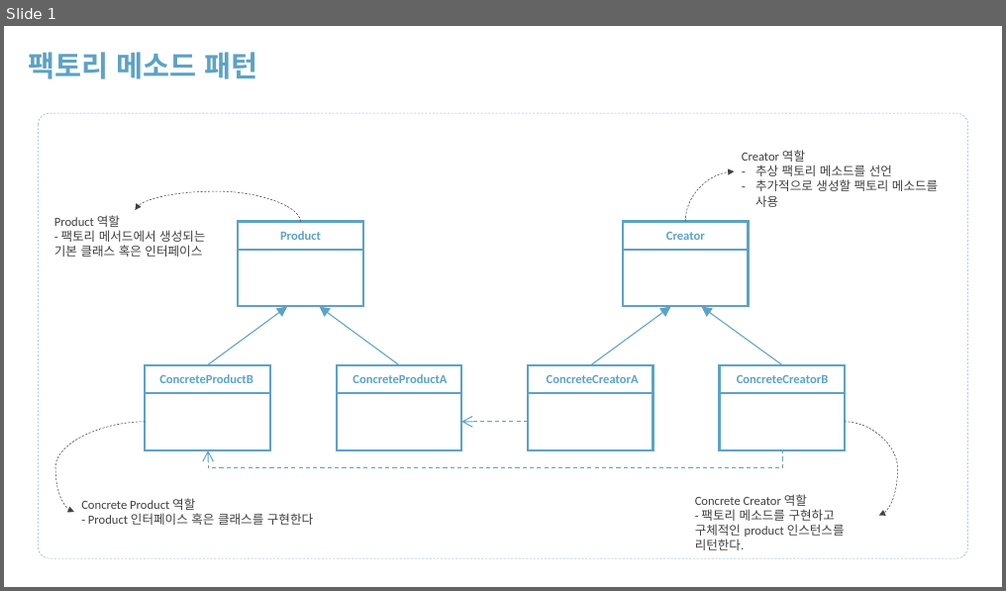
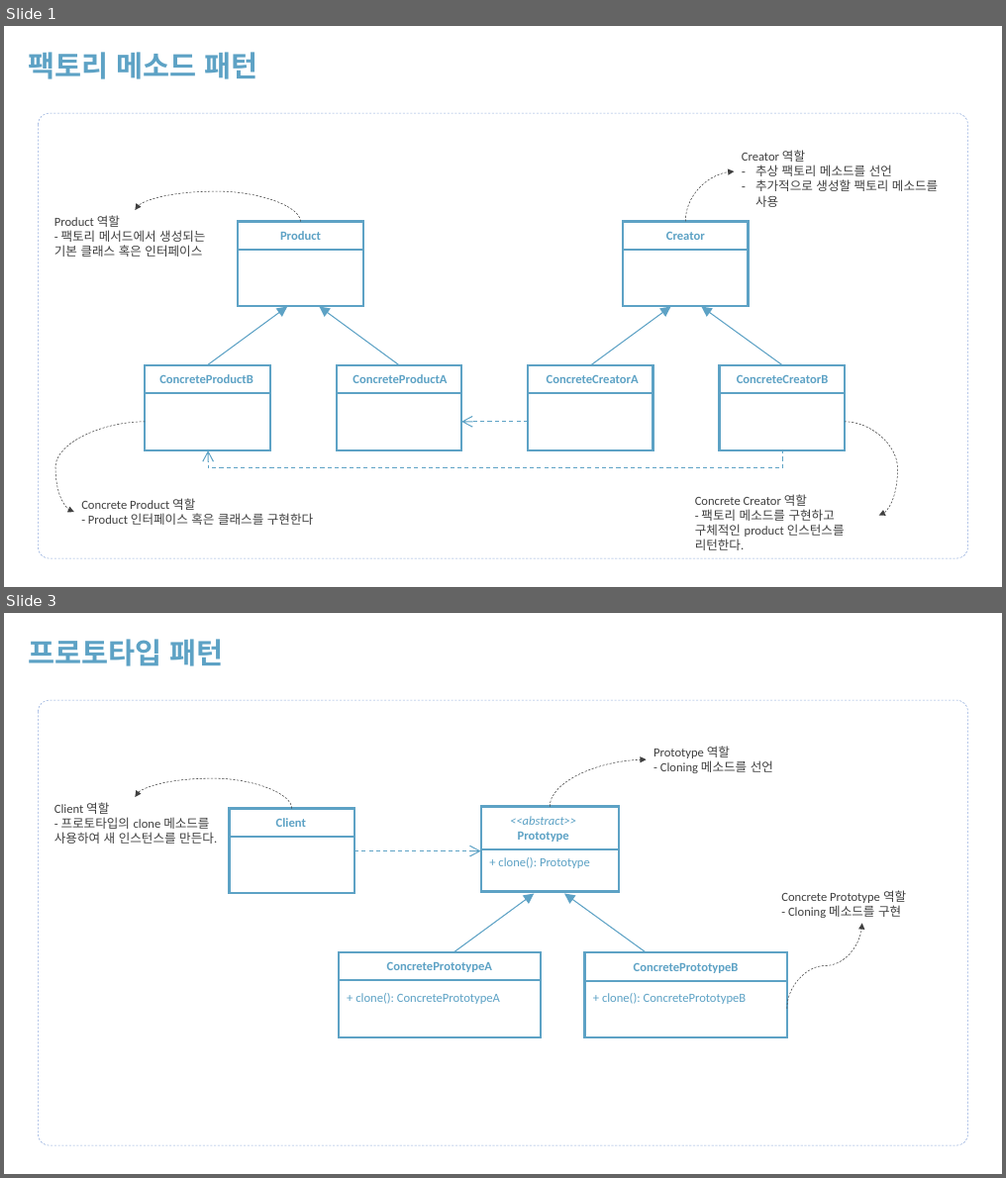
Before and after one commit to rudaks-han/book-summary, a slide deck: udemy-design-pattern/uml.pptx. Shown one above the other, each under a label of ours: slide 1 before the commit, slides 1 and 3 after it; the slides between them are not shown. The pictures are 1006x591 and 1006x1178 pixels, drawn with LibreOffice and Linux fonts; fonts in the diff are those of the drawing. Boxes give left, top, right and bottom in pixels: in the first picture for what was removed or moved away, otherwise in the second. Text is boxed around its words. In the diff, an @@ line names an element or a change of style, - is before the commit and + after.

```diff
--- a/udemy-design-pattern/uml.pptx
+++ b/udemy-design-pattern/uml.pptx
@@ slide 3 added at (4, 613, 1002, 1174), background #FFFFFF @@
@@ text added at (28, 639, 224, 666), 28 pt, text #5DA2C5, bold @@
+프로토타입 패턴
@@ rounded rectangle added at (38, 700, 967, 1146), outline #8FAADC 0.5 pt dashed @@
@@ curved arrow added from (549, 807) to (647, 760), #404040 0.5 pt dashed @@
@@ text added at (653, 746, 773, 773), 12 pt, text #404040 @@
+Prototype 역할
+- Cloning 메소드를 선언
@@ curved arrow added from (292, 808) to (135, 797), #404040 0.5 pt dashed @@
@@ text added at (54, 802, 217, 844), 12 pt, text #404040 @@
+Client 역할
+- 프로토타입의 clone 메소드를 사용하여 새 인스턴스를 만든다.
@@ rectangle added at (230, 808, 354, 836), outline #5DA2C5 2 pt @@
@@ text added at (276, 818, 306, 827), 12 pt, text #5DA2C5, bold @@
+Client
@@ rectangle added at (230, 837, 354, 894), outline #5DA2C5 2 pt @@
@@ arrow added from (354, 851) to (481, 851), #5DA2C5 1 pt dashed @@
@@ group added at (481, 807, 619, 891): 2 rectangles, 2 texts @@
+<<abstract>>
+Prototype
++ clone(): Prototype
@@ arrow added from (453, 953) to (534, 894), #5DA2C5 1 pt @@
@@ arrow added from (647, 953) to (564, 894), #5DA2C5 1 pt @@
@@ text added at (781, 890, 906, 918), 12 pt, text #404040 @@
+Concrete Prototype 역할
+- Cloning 메소드를 구현
@@ curved arrow added from (787, 1009) to (862, 924), #404040 0.5 pt dashed @@
@@ rectangle added at (339, 953, 541, 980), outline #5DA2C5 2 pt @@
@@ text added at (387, 962, 492, 972), 12 pt, text #5DA2C5, bold @@
+ConcretePrototypeA
@@ rectangle added at (585, 953, 787, 980), outline #5DA2C5 2 pt @@
@@ text added at (634, 963, 739, 973), 12 pt, text #5DA2C5, bold @@
+ConcretePrototypeB
@@ rectangle added at (339, 980, 541, 1038), outline #5DA2C5 2 pt @@
@@ text added at (355, 993, 500, 1004), 12 pt, text #5DA2C5 @@
++ clone(): ConcretePrototypeA
@@ rectangle added at (585, 981, 787, 1039), outline #5DA2C5 2 pt @@
@@ text added at (602, 993, 746, 1004), 12 pt, text #5DA2C5 @@
++ clone(): ConcretePrototypeB
```
Also in this commit, not shown: 2 other slides added, 18 other files.
